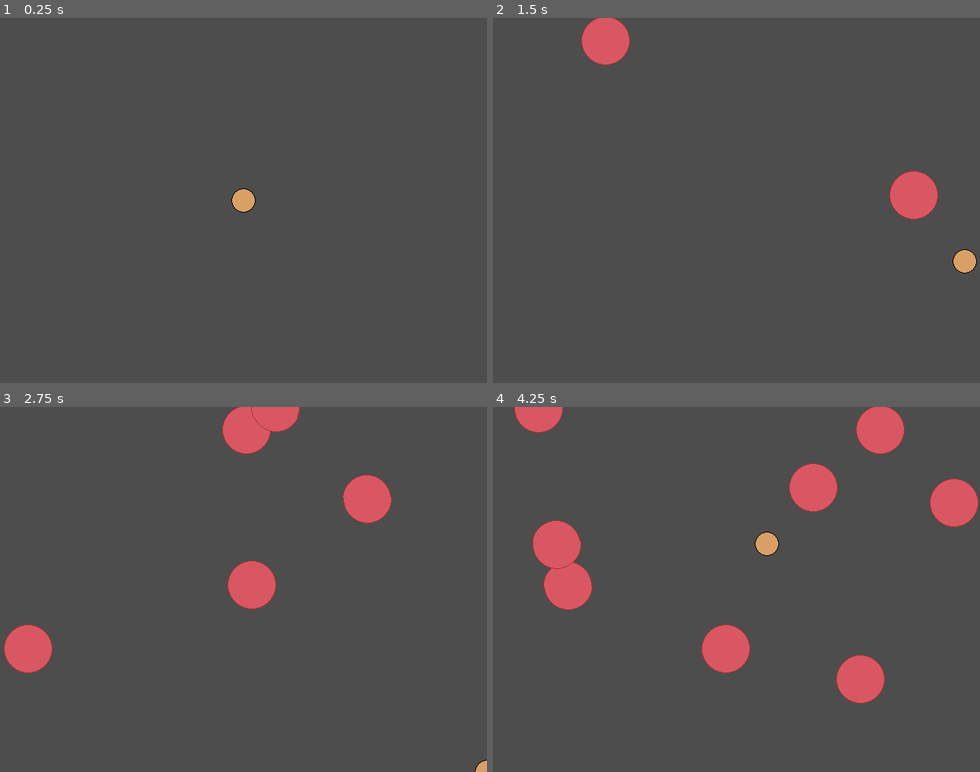
Above: before the commit, frames 1-4 (two rows, left to right).
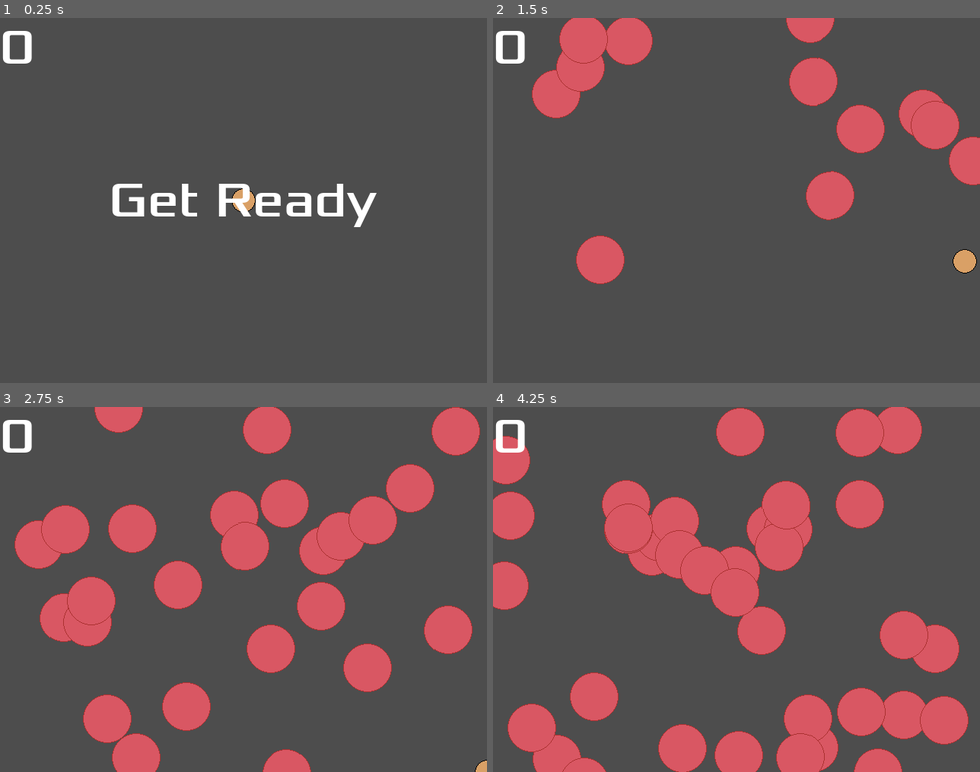
Above: after the commit, the same moments.

Repository: zundouz/ldjam54_odango
Game: Godot game, scene res://main.tscn
The game is run twice, just before and just after one commit, with the same random seed, the same clock (stepped at 60 frames per second) and the same inputs.
Inputs:
- Up to frame 1 (0.25 s): no input
- Up to frame 2 (1.5 s): hold Right (move_right) 0.53-1.28 s; hold Down (move_down) from 1.28 s (still down)
- Up to frame 3 (2.75 s): release Down (move_down) at 2.03 s; hold Right (move_right) from 2.03 s (still down)
- Up to frame 4 (4.25 s): release Right (move_right) at 2.78 s; hold Up (move_up) 2.78-3.53 s; hold Left (move_left) from 3.53 s (still down)

The runs differ from the first frame. In frame 1, 2.3% of the frame differs, in the area x 0-78%, y 3-58%; in frame 2, 11%; in frame 3, 25%; in frame 4, 34%, in the area x 0-100%, y 0-100%.

Commit message:
feat: UI

Diff:
--- /dev/null
+++ b/hud.gd
@@ -0,0 +1,29 @@
+extends CanvasLayer
+
+signal start_game
+
+func show_message(text):
+	$Message.text = text
+	$Message.show()
+	$MessageTimer.start()
+
+
+func show_game_over():
+	show_message("Game Over")
+	await $MessageTimer.timeout
+	$Message.text = "Odango"
+	$Message.show()
+	await get_tree().create_timer(1).timeout
+	$StartButton.show()
+
+
+func update_score(score):
+	$ScoreLabel.text = str(score)
+
+
+func _on_StartButton_pressed():
+	$StartButton.hide()
+	start_game.emit()
+
+func _on_message_timer_timeout():
+	$Message.hide()
--- /dev/null
+++ b/hud.tscn
@@ -0,0 +1,36 @@
+[gd_scene load_steps=3 format=3 uid="uid://b26rotiw7bfj5"]
+
+[ext_resource type="Script" path="res://hud.gd" id="1_p24dr"]
+[ext_resource type="FontFile" uid="uid://b3xpof4xnv77c" path="res://fonts/Xolonium-Regular.ttf" id="1_rfh1g"]
+
+[node name="HUD" type="CanvasLayer"]
+script = ExtResource("1_p24dr")
+
+[node name="ScoreLabel" type="Label" parent="."]
+offset_right = 40.0
+offset_bottom = 23.0
+theme_override_fonts/font = ExtResource("1_rfh1g")
+theme_override_font_sizes/font_size = 64
+text = "score:"
+
+[node name="Message" type="Label" parent="."]
+anchors_preset = 8
+anchor_left = 0.5
+anchor_top = 0.5
+anchor_right = 0.5
+anchor_bottom = 0.5
+offset_left = -320.0
+offset_top = -240.0
+offset_right = 320.0
+offset_bottom = 240.0
+grow_horizontal = 2
+grow_vertical = 2
+theme_override_fonts/font = ExtResource("1_rfh1g")
+theme_override_font_sizes/font_size = 64
+horizontal_alignment = 1
+vertical_alignment = 1
+autowrap_mode = 2
+
+[node name="MessageTimer" type="Timer" parent="."]
+
+[connection signal="timeout" from="MessageTimer" to="." method="_on_message_timer_timeout"]
--- a/main.gd
+++ b/main.gd
@@ -15,10 +15,13 @@
 
 func game_over():
 	# $ScoreTimer.stop()
+	$HUD.show_game_over()
 	$MobTimer.stop()
 
 func new_game():
 	score = 0
+	$HUD.update_score(score)
+	$HUD.show_message("Get Ready")
 	$Player.start($StartPosition.position)
 	$StartTimer.start()
 
--- a/main.tscn
+++ b/main.tscn
@@ -1,8 +1,9 @@
-[gd_scene load_steps=5 format=3 uid="uid://bs3yxlce2rnex"]
+[gd_scene load_steps=6 format=3 uid="uid://bs3yxlce2rnex"]
 
 [ext_resource type="PackedScene" uid="uid://cultg46jnif3" path="res://player.tscn" id="1_lwcv8"]
 [ext_resource type="Script" path="res://main.gd" id="1_vhdd1"]
 [ext_resource type="PackedScene" uid="uid://bfiw8j8dbch73" path="res://odango.tscn" id="2_fn2i8"]
+[ext_resource type="PackedScene" uid="uid://b26rotiw7bfj5" path="res://hud.tscn" id="4_h58th"]
 
 [sub_resource type="Curve2D" id="Curve2D_ux7l3"]
 _data = {
@@ -17,7 +18,7 @@
 [node name="Player" parent="." instance=ExtResource("1_lwcv8")]
 
 [node name="MobTimer" type="Timer" parent="."]
-wait_time = 0.5
+wait_time = 0.1
 
 [node name="MobPath" type="Path2D" parent="."]
 curve = SubResource("Curve2D_ux7l3")
@@ -30,8 +31,10 @@
 position = Vector2(320, 240)
 
 [node name="StartTimer" type="Timer" parent="."]
-wait_time = 0.001
+wait_time = 0.2
 one_shot = true
+
+[node name="HUD" parent="." instance=ExtResource("4_h58th")]
 
 [connection signal="timeout" from="MobTimer" to="." method="_on_mob_timer_timeout"]
 [connection signal="timeout" from="StartTimer" to="." method="_on_start_timer_timeout"]
